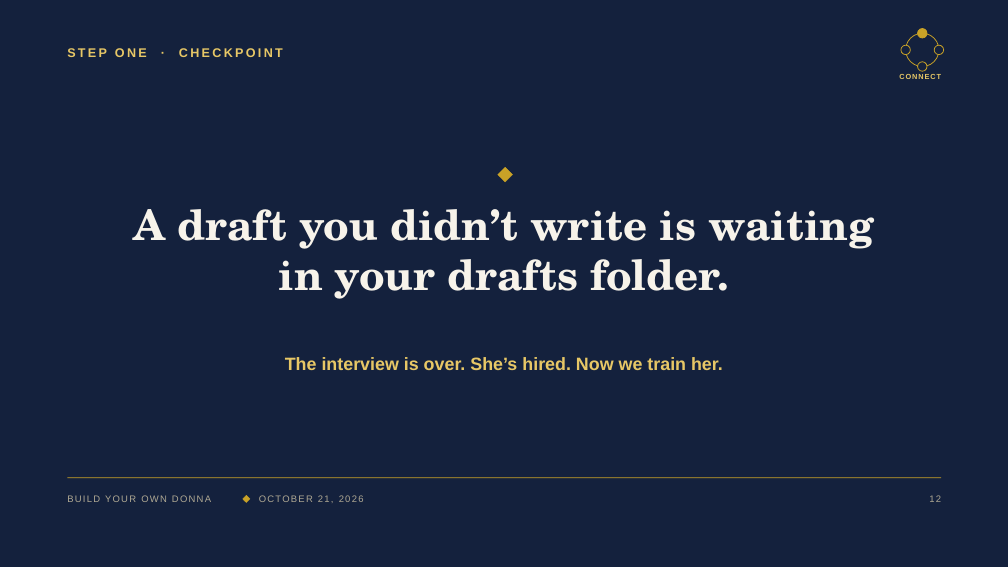
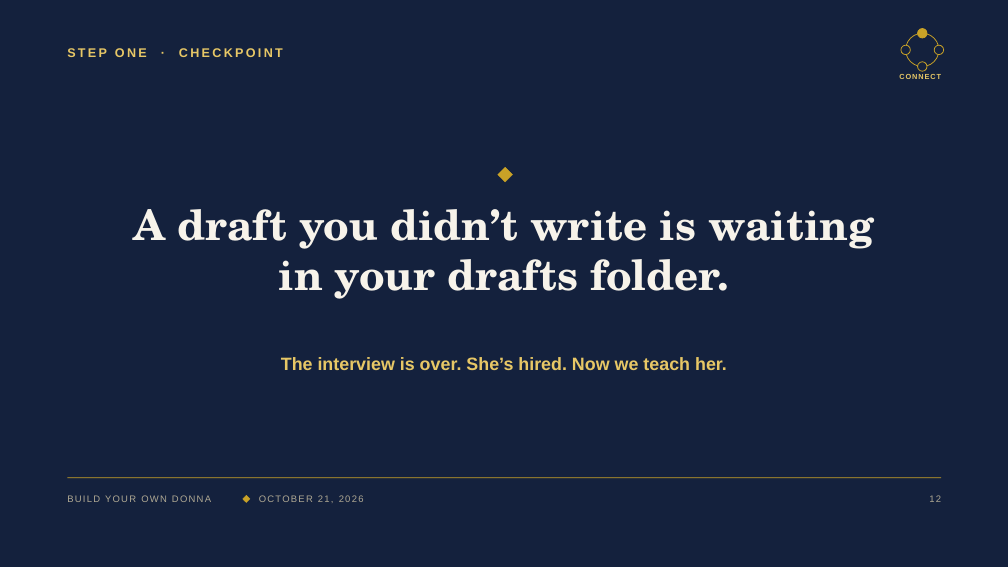
Before and after one commit to denisekgosnell/Donna, a slide deck: slide 13 of decks/build-your-own-donna-v3.pptx. Drawn at 1008x567 pixels with LibreOffice and Linux fonts; fonts in the diff are those of the drawing. Boxes give left, top, right and bottom in pixels: in the first picture for what was removed or moved away, otherwise in the second. Text is boxed around its words. In the diff, an @@ line names an element or a change of style, - is before the commit and + after.

```diff
--- a/decks/build-your-own-donna-v3.pptx
+++ b/decks/build-your-own-donna-v3.pptx
@@ text at bbox=[281, 357, 727, 370]: text changed @@
-The interview is over. She’s hired. Now we train her.
+The interview is over. She’s hired. Now we teach her.
```
Also in this commit, not shown: 8 other slides changed, 21 other files.
